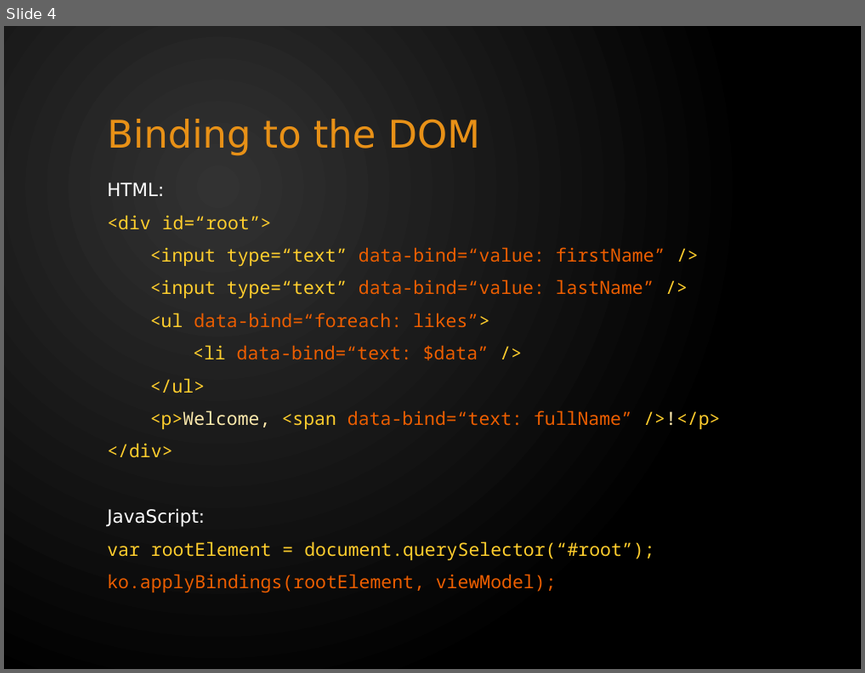
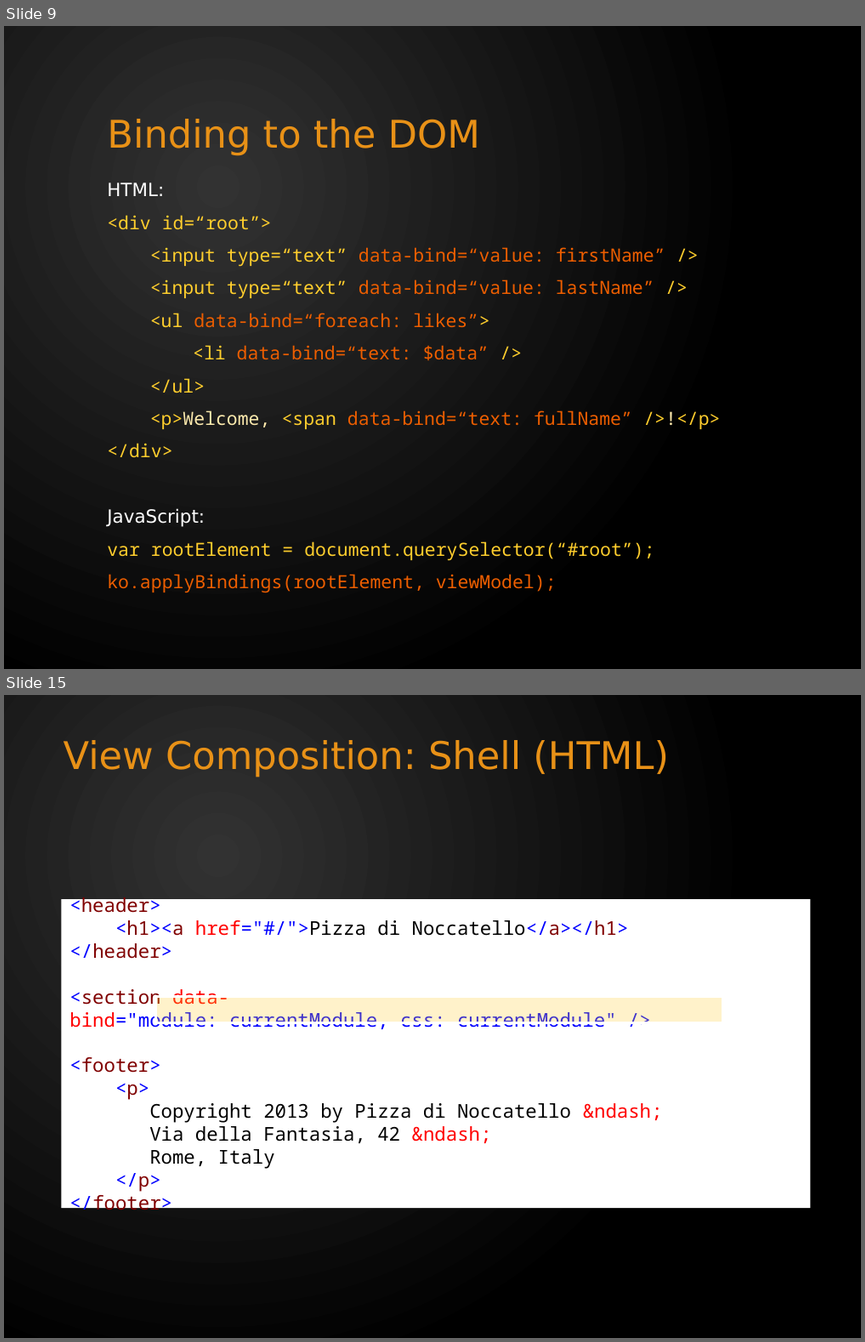
Before and after one commit to tomas-skalicky/c24.PizzaDiNoccatello, a slide deck: docs/Knockout - Quick Intro.pptx. Shown one above the other, each under a label of ours: slide 4 before the commit, slides 9 and 15 after it; the slides between them are not shown. The pictures are 865x673 and 865x1342 pixels, drawn with LibreOffice and Linux fonts; fonts in the diff are those of the drawing. Boxes give left, top, right and bottom in pixels: in the first picture for what was removed or moved away, otherwise in the second. Text is boxed around its words. In the diff, an @@ line names an element or a change of style, - is before the commit and + after.

```diff
--- a/docs/Knockout - Quick Intro.pptx
+++ b/docs/Knockout - Quick Intro.pptx
@@ slide 15 added at (x1=4, y1=695, x2=861, y2=1338), background gradient #323232 to #000000 @@
@@ title added at (x1=64, y1=740, x2=669, y2=777), 32 pt, text #E89117 @@
+View Composition: Shell (HTML)
@@ rectangle added at (x1=62, y1=899, x2=811, y2=1208), fill #FFFFFF, 16 pt, text #000000 @@
+<header>
+<h1><a href="#/">Pizza di Noccatello</a></h1>
+</header>
+<section data-bind="module: currentModule, css: currentModule" />
+<footer>
+<p>
+Copyright 2013 by Pizza di Noccatello &ndash;
+Via della Fantasia, 42 &ndash;
+Rome, Italy
+</p>
+</footer>
@@ rectangle added at (x1=155, y1=996, x2=722, y2=1022), fill #FFCE2D at 25% opacity, outline #FFFFFF 2.25 pt @@
@@ what was slide 4 is now slide 9 @@
```
Also in this commit, not shown: 22 other slides added, 5 slides removed.
